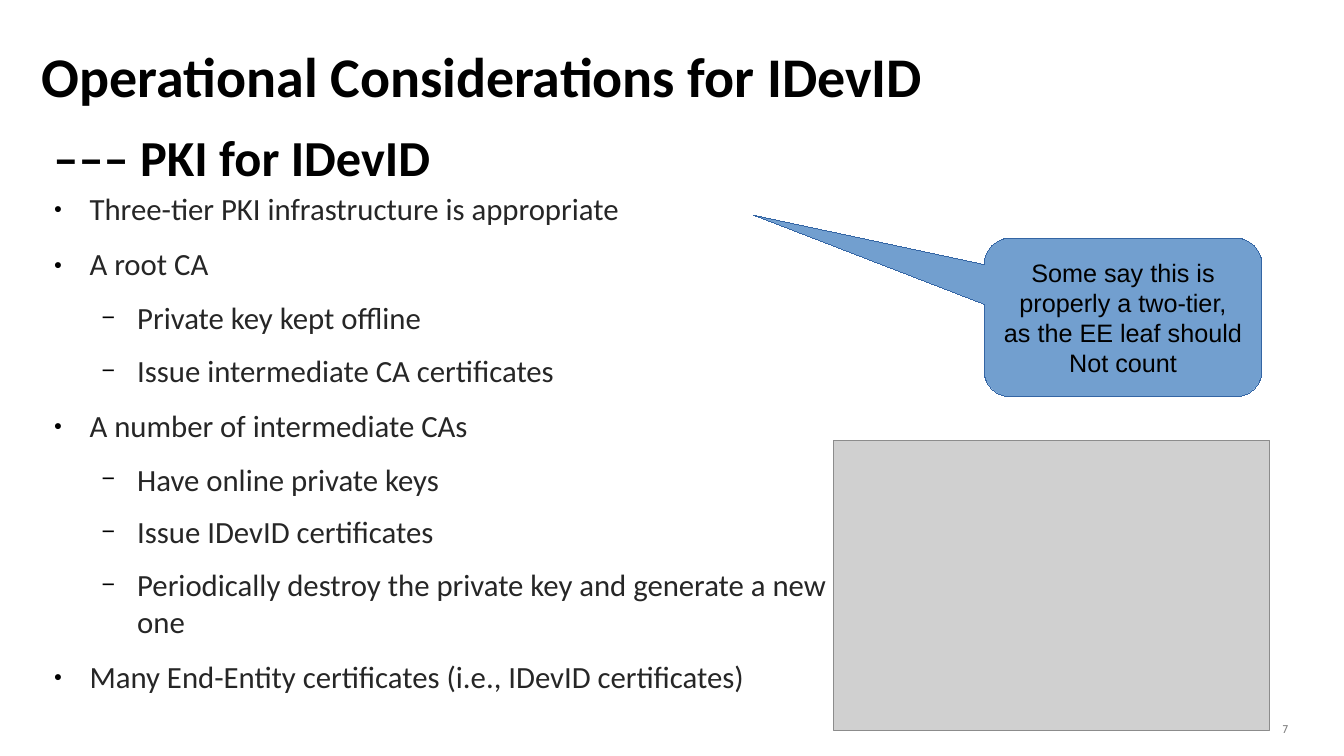
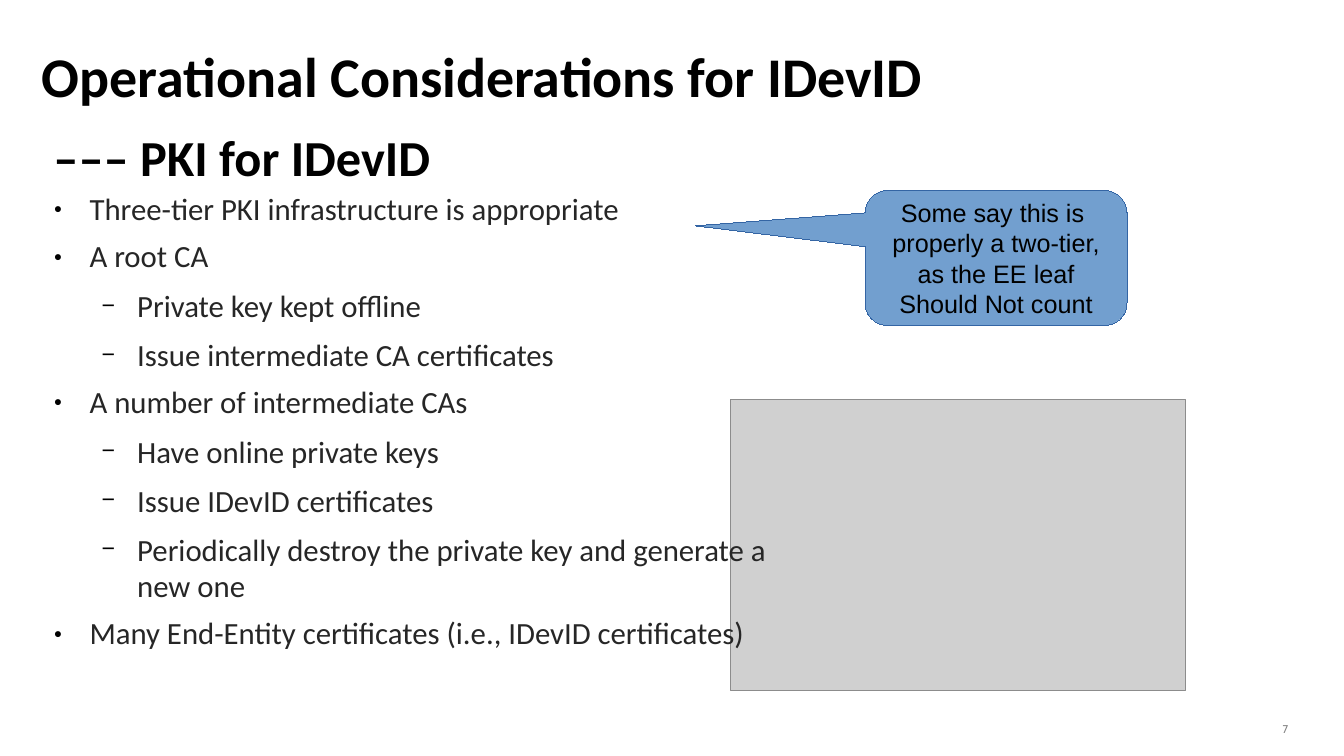
Before and after one commit to mcr/masa-operational-considerations, a slide deck: slide 7 of presentations/slides-anima-ietf107-masa-considerations.odp. Drawn at 1344x756 pixels with LibreOffice and Linux fonts; fonts in the diff are those of the drawing; grey boxes stand for pictures. Boxes give left, top, right and bottom in pixels: in the first picture for what was removed or moved away, otherwise in the second. Text is boxed around its words. In the diff, an @@ line names an element or a change of style, - is before the commit and + after.

```diff
--- a/presentations/slides-anima-ietf107-masa-considerations.odp
+++ b/presentations/slides-anima-ietf107-masa-considerations.odp
@@ text "Three-tier PKI infrastructure is appropriate" at bbox=[90, 198, 766, 652]: less space between paragraphs @@
@@ rounded speech box "Some say this is": place and size @@
-rounded speech box "Some say this is" at bbox=[984, 238, 1262, 396]
+rounded speech box "Some say this is" at bbox=[865, 191, 1127, 326]
@@ rounded speech box "Some say this is" at bbox=[865, 191, 1127, 326]: proportions changed @@
@@ text in rounded speech box at bbox=[899, 264, 1093, 314]: text changed @@
-as the EE leaf should
-Not count
+as the EE leaf
+Should Not count
@@ picture: place and size @@
-picture at bbox=[834, 441, 1270, 731]
+picture at bbox=[730, 399, 1186, 691]
```
Also in this commit, not shown: 8 other slides changed, 1 other file.
